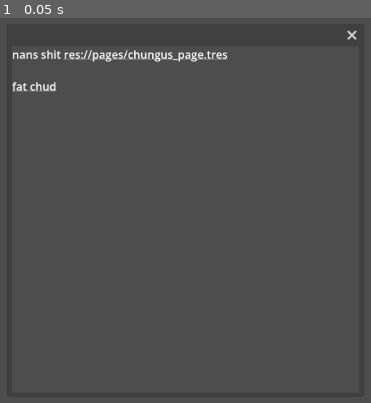
Above: before the commit, frame 1.
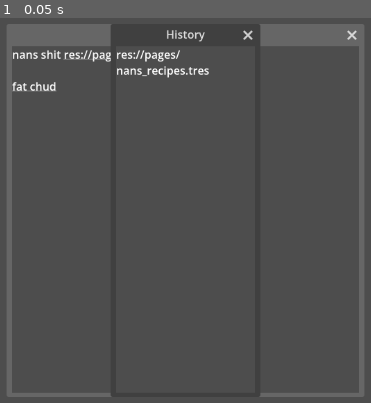
Above: after the commit, the same moment.

Repository: samiser/bug-bountyz
Game: Godot game, scene res://main.tscn
Two runs of this game, one before a commit and one after it. Both use one fixed random seed, a clock stepped at 60 frames per second and the inputs below.
Inputs:
- Up to frame 1 (0.05 s): no input

The runs differ from the first frame. In frame 1, 7.1% of the frame differs, in the area x 1-99%, y 1-99%.

Commit message:
sounds and history

Diff:
--- a/main.tscn
+++ b/main.tscn
@@ -1,6 +1,7 @@
-[gd_scene format=3 uid="uid://bk8rj32026cgc"]
+[gd_scene format=3 uid="uid://7g4heclyh8pf"]
 
-[ext_resource type="PackedScene" uid="uid://d2adpvcxffyp4" path="res://test_website.tscn" id="1_ig7tw"]
+[ext_resource type="PackedScene" uid="uid://d4nxltjs4w63k" path="res://test_website.tscn" id="1_ig7tw"]
+[ext_resource type="AudioStream" uid="uid://b7m0wy1o3k83b" path="res://audio/pc_fan_loop.wav" id="2_0xm2m"]
 
 [node name="Main" type="Control" unique_id=1822029631]
 layout_mode = 3
@@ -12,7 +13,29 @@
 
 [node name="Window" type="Window" parent="." unique_id=321217614]
 oversampling_override = 1.0
+title = "Page"
 initial_position = 1
 size = Vector2i(500, 500)
 
 [node name="TestWebsite" parent="Window" unique_id=2076547727 instance=ExtResource("1_ig7tw")]
+
+[node name="Window2" type="Window" parent="." unique_id=1974966797]
+oversampling_override = 1.0
+title = "History"
+initial_position = 1
+size = Vector2i(200, 500)
+
+[node name="HistoryLabel" type="RichTextLabel" parent="Window2" unique_id=1520862511]
+anchors_preset = 15
+anchor_right = 1.0
+anchor_bottom = 1.0
+grow_horizontal = 2
+grow_vertical = 2
+text = "history:"
+
+[node name="OS-Sounds" type="AudioStreamPlayer2D" parent="." unique_id=1337391865]
+
+[node name="Ambience" type="AudioStreamPlayer2D" parent="." unique_id=2120516250]
+stream = ExtResource("2_0xm2m")
+volume_db = 10.0
+autoplay = true
--- a/project.godot
+++ b/project.godot
@@ -11,9 +11,18 @@
 [application]
 
 config/name="bug-bountyz"
-run/main_scene="uid://bk8rj32026cgc"
+run/main_scene="uid://7g4heclyh8pf"
 config/features=PackedStringArray("4.6", "GL Compatibility")
 config/icon="res://icon.svg"
+
+[input]
+
+ui_cancel={
+"deadzone": 0.5,
+"events": [Object(InputEventKey,"resource_local_to_scene":false,"resource_name":"","device":0,"window_id":0,"alt_pressed":false,"shift_pressed":false,"ctrl_pressed":false,"meta_pressed":false,"pressed":false,"keycode":4194305,"physical_keycode":0,"key_label":0,"unicode":0,"location":0,"echo":false,"script":null)
+, Object(InputEventKey,"resource_local_to_scene":false,"resource_name":"","device":-1,"window_id":0,"alt_pressed":false,"shift_pressed":false,"ctrl_pressed":false,"meta_pressed":false,"pressed":false,"keycode":0,"physical_keycode":4194308,"key_label":0,"unicode":0,"location":0,"echo":false,"script":null)
+]
+}
 
 [physics]
 
--- a/test_website.gd
+++ b/test_website.gd
@@ -1,19 +1,58 @@
 extends RichTextLabel
 
 @export var homepage : Page
+@onready var window: Window = $".."
+
+@onready var os_sounds: AudioStreamPlayer2D = $"../../OS-Sounds"
+@onready var sfx_click : AudioStreamMP3 = load("res://audio/click.mp3")
+@onready var sfx_error : AudioStreamMP3 = load("res://audio/error.mp3")
+
+var history : Array[String]
 
 func _ready() -> void:
 	_load_page(homepage)
 
-func _load_page(page : Page) -> void:
-	print("Loaded page: " + page.path)
+func _process(delta: float) -> void:
+	if Input.is_action_just_pressed("ui_cancel"):
+		_back()
+@onready var history_label: RichTextLabel = $"../../Window2/HistoryLabel"
+
+func _back() -> void:
+	if history.size() <= 1:
+		print("Can't go back!")
+		os_sounds.stream = sfx_error
+	else:
+		os_sounds.stream = sfx_click
+
+		var last_page_path : String = history.get(history.size() - 2)
+		var last_page : Page = load(last_page_path)
+		history.remove_at(history.size() - 1)
+		_load_page(last_page, false)
+
+	os_sounds.play()
+
+func _load_page(page : Page, add_history : bool = true) -> void:
+	print("Loaded page: " + page.resource_path)
+
+	if add_history: history.append(page.resource_path)
+	_display_history()
 
 	text = ""
 	append_text(page.content)
+
+func _display_history() -> void:
+	history_label.text = ""
+	print("history size:" + str(history.size()))
+	for url in history:
+		history_label.append_text(url + "\n")
 
 func _on_meta_clicked(meta: String) -> void:
 	if meta.begins_with("res://pages/"):
 		var new_page : Page = load(meta)
 		_load_page(new_page)
+		os_sounds.stream = sfx_click
 	else:
 		print("WTF IS THIS: " + meta)
+		os_sounds.stream = sfx_error
+
+	os_sounds.play()
Not shown, added: audio/click.mp3.import
Not shown, added: audio/error.mp3.import
Not shown, added: audio/pc_fan_loop.wav.import
Not shown, added: audio/click.mp3
Not shown, added: audio/error.mp3
Not shown, added: audio/pc_fan_loop.wav
Not shown, added: main.tscn3175154468.tmp
